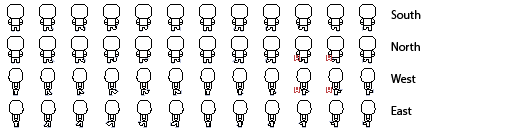
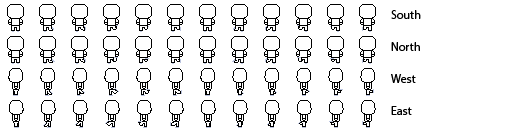
The second 512px x 128px image is a revision of the first. Changes to its layers:
painted on "Sprite" over [294, 55, 332, 93]
